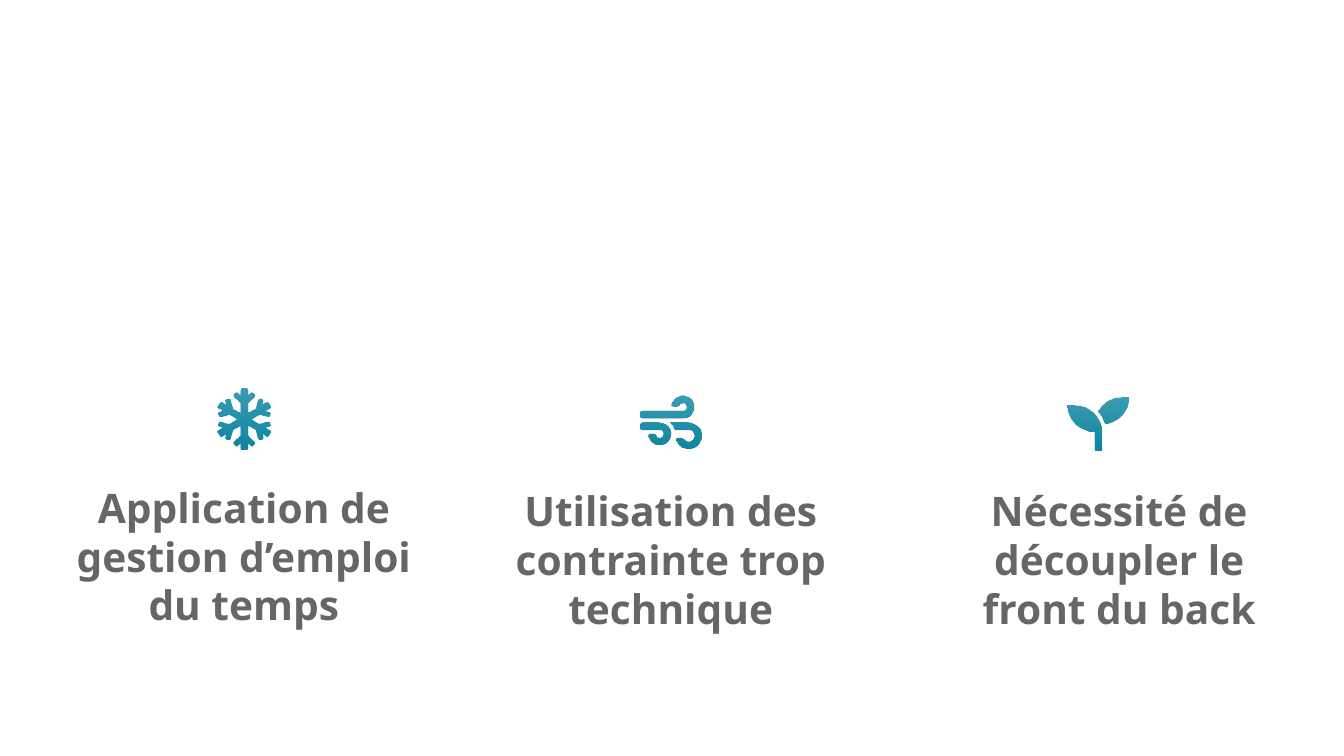
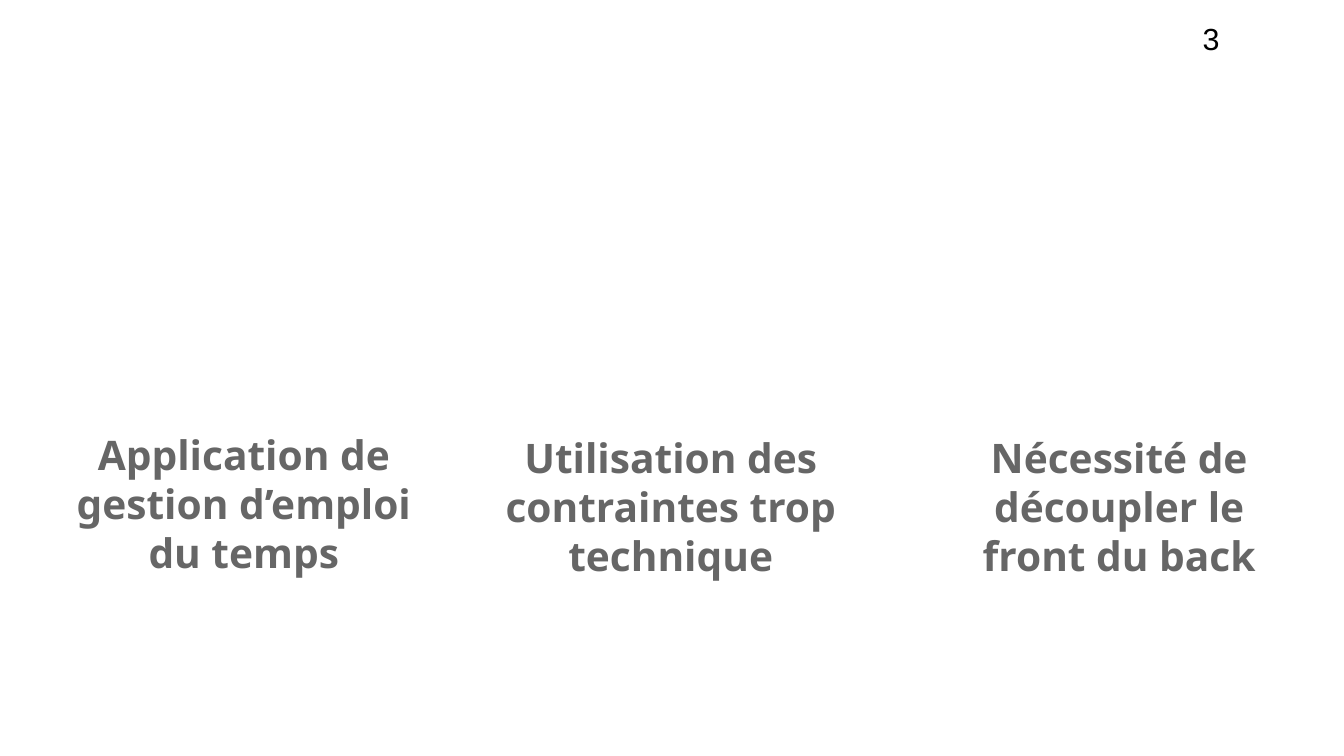
Before and after one commit to Szyckaa/UE-PROJET-DOCS-GESTION, a slide deck: slide 3 of Initialisation/Support de réunion de lancement.odp. Drawn at 1344x756 pixels with LibreOffice and Linux fonts; fonts in the diff are those of the drawing; background and template pictures are left out. Boxes give left, top, right and bottom in pixels: in the first picture for what was removed or moved away, otherwise in the second. Text is boxed around its words. In the diff, an @@ line names an element or a change of style, - is before the commit and + after.

```diff
--- a/Initialisation/Support de réunion de lancement.odp
+++ b/Initialisation/Support de réunion de lancement.odp
@@ page number added at [1203,28,1220,51], 18 pt, text #000000 @@
+3
@@ freeform shape removed at [217,388,271,449] @@
@@ freeform shape removed at [640,395,701,449] @@
@@ freeform shape removed at [1067,398,1128,451] @@
@@ text "Application de gestion d’emploi du ...": place and size @@
-text "Application de gestion d’emploi du ..." at [77,492,411,630]
+text "Application de gestion d’emploi du ..." at [77,439,411,578]
@@ text at [506,442,836,581]: text changed @@
-Utilisation des contrainte trop technique
+Utilisation des contraintes trop technique
@@ text "Nécessité de découpler le front ...": place and size @@
-text "Nécessité de découpler le front ..." at [983,495,1255,625]
+text "Nécessité de découpler le front ..." at [983,442,1255,572]
```
Also in this commit, not shown: 31 other slides changed, 1 slide added, 13 slides removed, 4 other files.
